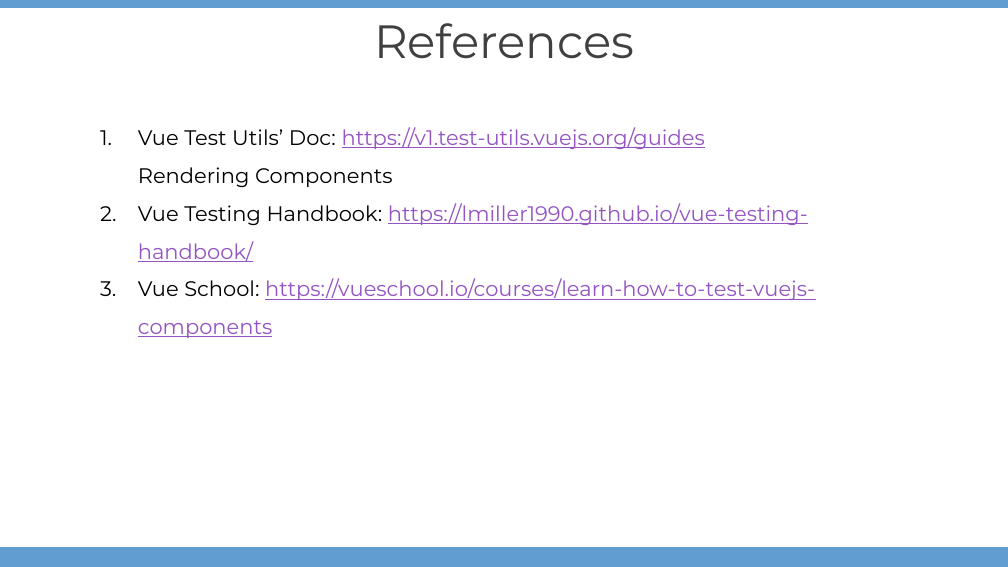
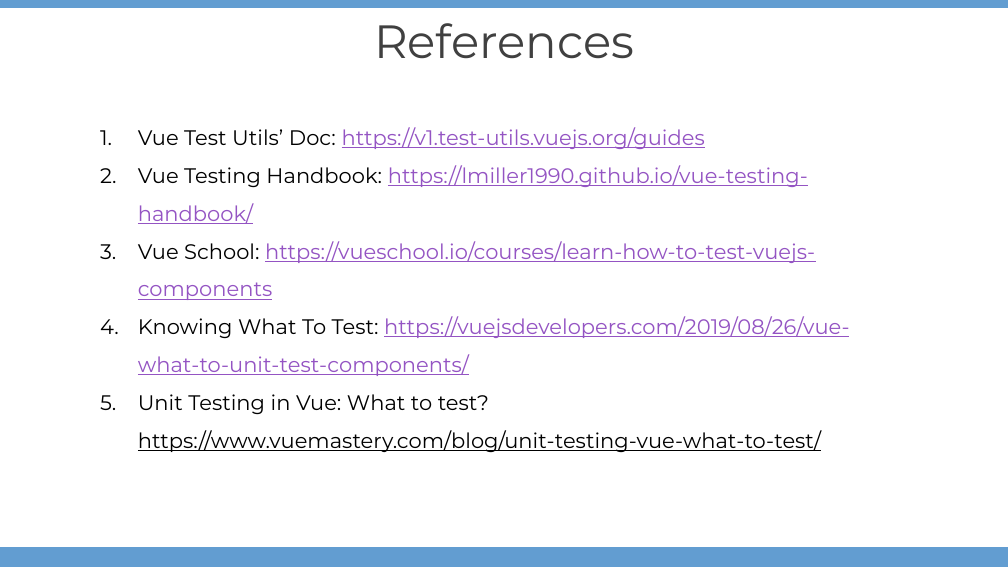
Before and after one commit to Dafreak99/Vue-TDD, a slide deck: slide 8 of Unit Testing.pptx (slide 5 before the commit). Drawn at 1008x567 pixels with LibreOffice and Linux fonts; fonts in the diff are those of the drawing; background and template pictures are left out. Boxes give left, top, right and bottom in pixels: in the first picture for what was removed or moved away, otherwise in the second. Text is boxed around its words. In the diff, an @@ line names an element or a change of style, - is before the commit and + after.

```diff
--- a/Unit Testing.pptx
+++ b/Unit Testing.pptx
@@ text at [138,127,705,149]: text changed @@
-1. Vue Test Utils’ Doc: https://v1.test-utils.vuejs.org/guides Rendering Components
+1. Vue Test Utils’ Doc: https://v1.test-utils.vuejs.org/guides
@@ text at [138,316,849,452]: paragraphs added @@
+4. Knowing What To Test: https://vuejsdevelopers.com/2019/08/26/vue-what-to-unit-test-components/
+5. Unit Testing in Vue: What to test? https://www.vuemastery.com/blog/unit-testing-vue-what-to-test/
```
Also in this commit, not shown: 5 other slides changed, 3 slides added, 2 other files.
